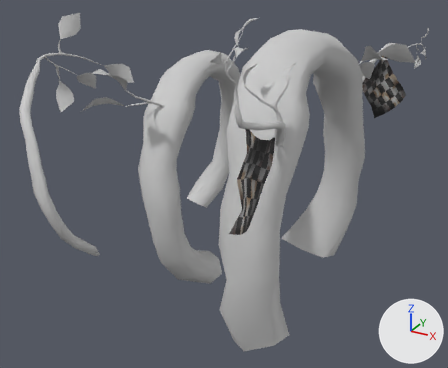
The FBX model Art/Environment/Assets/FinishingLine/Finishingline.FBX, before and after one commit.
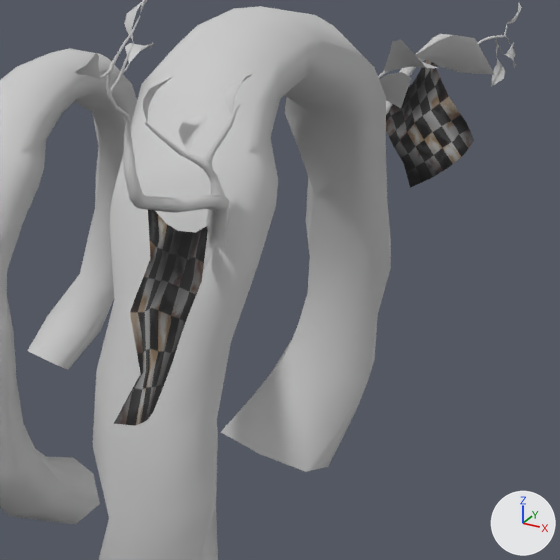
Each version appears first whole from a 50 mm camera at (13.5, -23.0, 13.8) aimed at (0.5, 0.7, 1.9), and next in a close-up on the part from 39% to 100% of the width and 7% to 82% of the height. The lights are fixed; the arrows at lower right show +X, +Y and +Z. Where no turn or scale is listed for an object, it has been applied to the vertices.
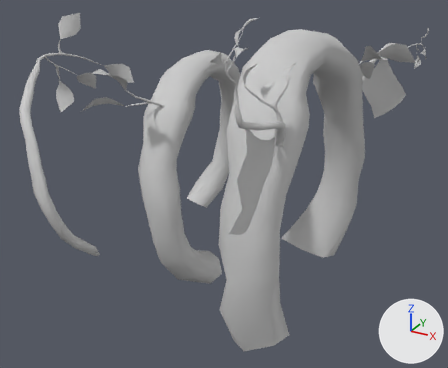
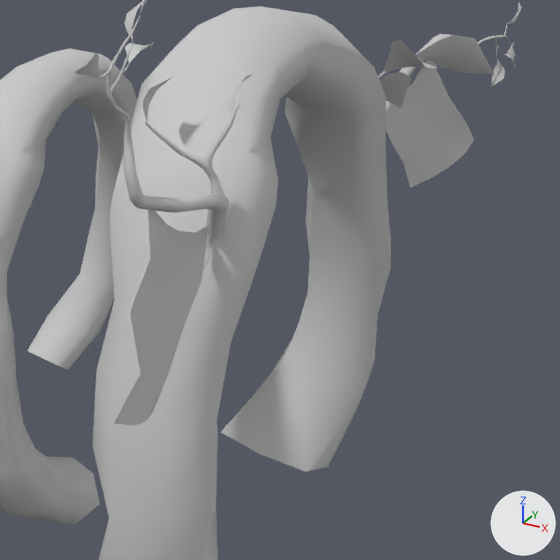
The newer file is also rescaled (x2.54) as a whole; pictures and numbers use the older file's frame.

The edits, one by one:
me_mesh_001 has 50 vertices, 64 faces and spans x -49.0..505.0, y -66.0..395.0, z -14.0..340.0.
me_mesh_001 no longer uses material mat_08___default (picture img_wald_pilz_diff_png).
me_mesh_001 now uses material mat_07___default (light grey #cacaca).

What differs and where, as boxes [x1, y1, x2, y2] in the close-ups (560 x 560 px):
'Plane007', recoloured: [114, 60, 474, 426] in both
